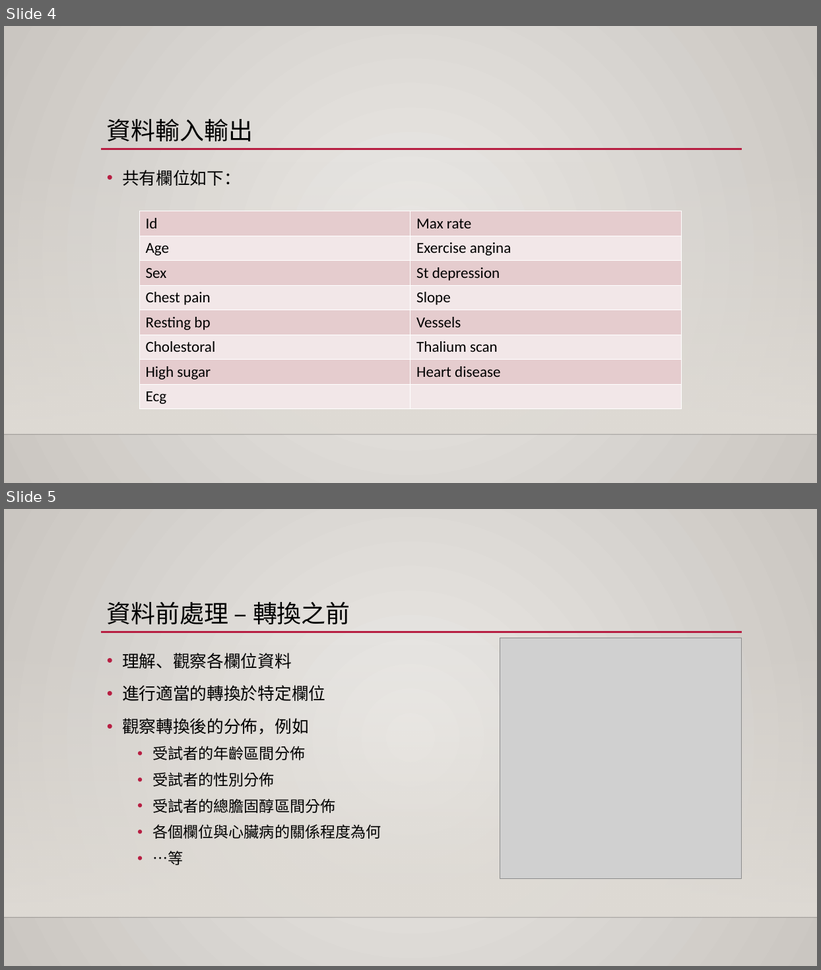
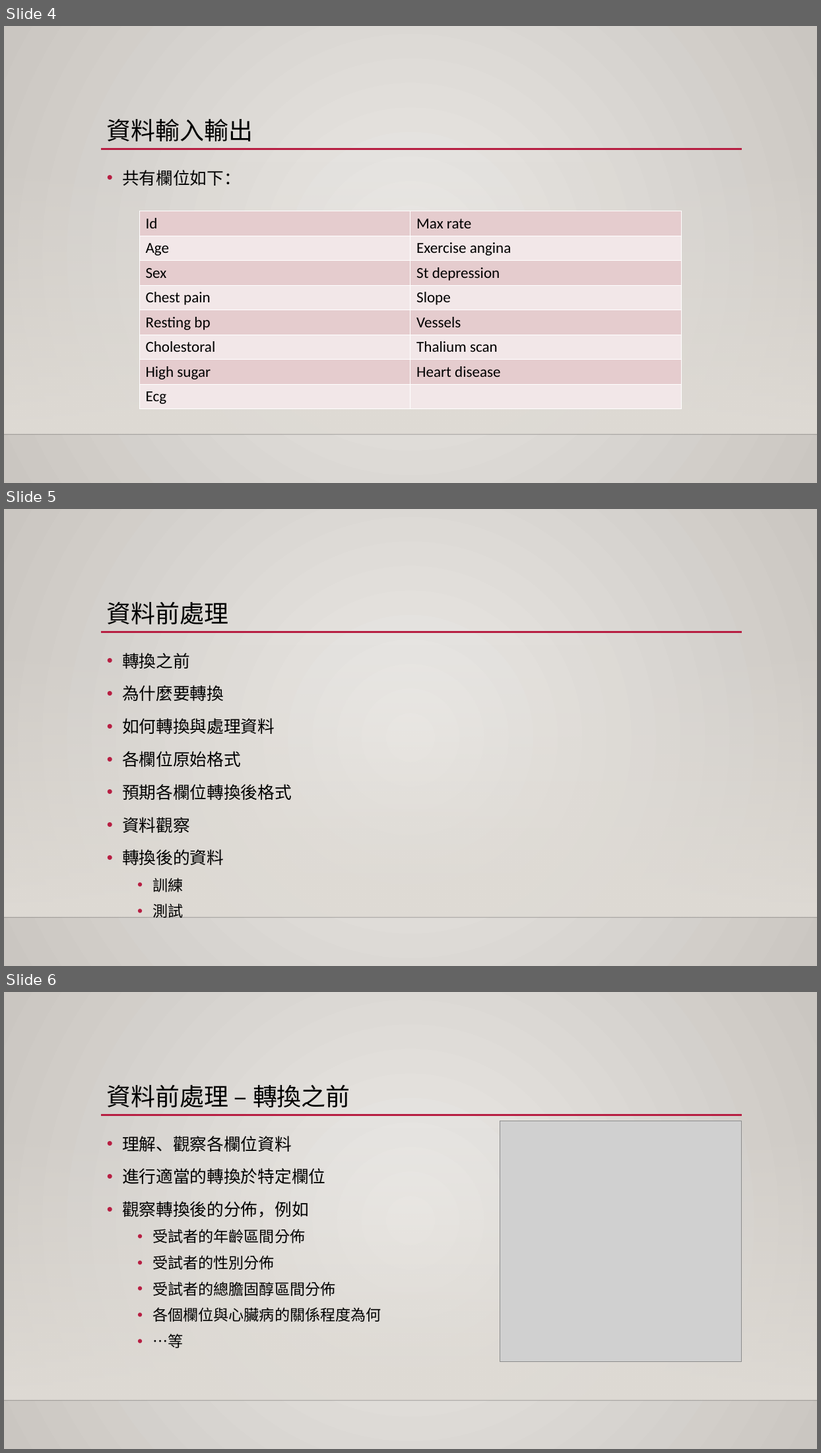
Before and after one commit to 1082-datascience/finalproject-finalproject-1082ds_group3, a slide deck: docs/final_report.pptx. Shown one above the other, each under a label of ours: slides 4 and 5 before the commit, slides 4, 5 and 6 after it. The pictures are 821x970 and 821x1453 pixels, drawn with LibreOffice and Linux fonts; fonts in the diff are those of the drawing; grey boxes stand for pictures; background and template pictures are left out. Boxes give left, top, right and bottom in pixels: in the first picture for what was removed or moved away, otherwise in the second. Text is boxed around its words. In the diff, an @@ line names an element or a change of style, - is before the commit and + after.

```diff
--- a/docs/final_report.pptx
+++ b/docs/final_report.pptx
@@ slide 5 added at box(4, 509, 817, 966), background gradient #ECEAE7 to #CAC7C1; not listed: 3 template elements that a slide beside it also shows @@
@@ title added at box(107, 602, 229, 625), 28.8 pt, text #000000 @@
+資料前處理
@@ text added at box(122, 653, 292, 918), 20 pt, text #000000 @@
+• 轉換之前
+• 為什麼要轉換
+• 如何轉換與處理資料
+• 各欄位原始格式
+• 預期各欄位轉換後格式
+• 資料觀察
+• 轉換後的資料
+  • 訓練
+  • 測試
@@ what was slide 5 is now slide 6 @@
```
Also in this commit, not shown: 12 slides changed, 2 other slides added.
